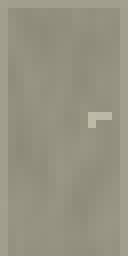
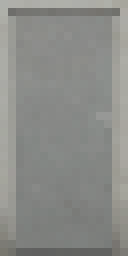
Two versions of the same layered image (128px x 256px). Layer-by-layer changes:
removed layer "Coloring" (was multiply) over [0, 0, 128, 256]
removed layer "Frame" over [0, 0, 128, 256]
removed layer "Handle" over [88, 112, 112, 128]
renamed "Noise" to "Guide", hid it, opacity 9% → 50%, blend overlay → normal, painted on it over [0, 0, 128, 256]
renamed "Background" to "map10018.jpg", painted on it over [0, 0, 128, 256]
